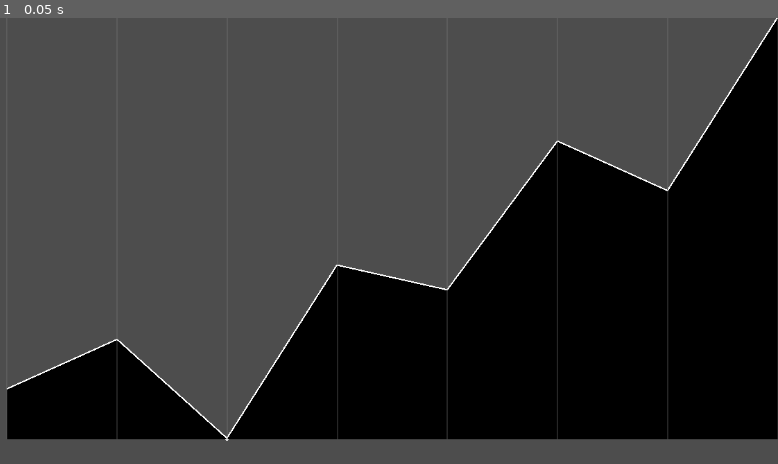
Above: before the commit, frame 1.
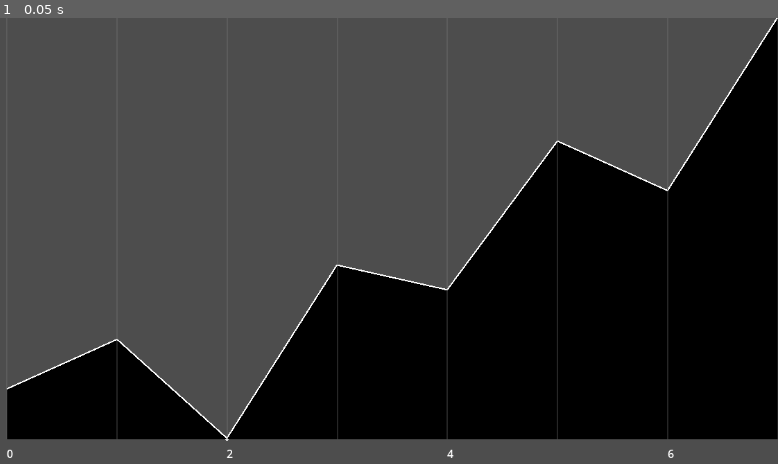
Above: after the commit, the same moment.

Repository: Carth501/math-balance
Game: Godot game, scene res://chartr/example/chartr_example.tscn
Same seed, same stepped clock (60 frames per second), same inputs: the game is played once before the commit and once after it. The project has no main scene, so this scene is started directly.
Inputs:
- Up to frame 1 (0.05 s): no input

The runs differ from the first frame. In frame 1, less than 0.1% of the frame differs, in the area x 0-87%, y 96-99%.

Commit message:
Add documentatiuon, create x axis labels

Diff:
--- a/chartr/example/chartr_example.gd
+++ b/chartr/example/chartr_example.gd
@@ -5,6 +5,7 @@
 func _ready() -> void:
 	var settings: ChartrSettings = ChartrSettings.new();
 	settings.zero_origin = false;
+	settings.x_axis_labels = [0, 2, 4, 6];
 	chart.bind_settings(settings);
 	chart.display(
 		[0, 1, 2, 3, 4, 5, 6, 7],
--- a/chartr/scripts/chartr.gd
+++ b/chartr/scripts/chartr.gd
@@ -22,20 +22,28 @@
 	if x_values.size() < 2:
 		push_warning("Not enough points to plot.");
 		return ;
-	chart_area.points = generate_point_array(x_values, y_values);
+	var y_max_and_min = get_max_and_min(y_values);
+	var x_max_and_min = get_max_and_min(x_values);
+	chart_area.points = generate_point_array(x_values, y_values, x_max_and_min, y_max_and_min);
 	if settings.margins:
 		margin_container.add_theme_constant_override("margin_left", 40)
 		margin_container.add_theme_constant_override("margin_bottom", 40)
+		if settings.x_axis_labels.size() > 0:
+			for x in settings.x_axis_labels:
+				var label: Label = Label.new();
+				add_child(label);
+				label.text = str(x);
+				label.position = Vector2(
+					((float(x) - x_max_and_min["min"]) / (x_max_and_min["max"] - x_max_and_min["min"])) * (size.x - 40) + 40 - label.size.x / 2,
+					size.y - 20 - label.size.y / 2
+				);
 	else:
 		margin_container.add_theme_constant_override("margin_left", 0)
 		margin_container.add_theme_constant_override("margin_bottom", 0)
-
 	chart_area.draw_queued = true;
 
-## calculates the relative positions the points will be placed at, from 0 to 1.
-func generate_point_array(x_values: Array, y_values: Array) -> PackedVector2Array:
-	var y_max_and_min = get_max_and_min(y_values);
-	var x_max_and_min = get_max_and_min(x_values);
+## Calculates the relative positions the points will be placed at, from 0 to 1.
+func generate_point_array(x_values: Array, y_values: Array, x_max_and_min: Dictionary, y_max_and_min: Dictionary) -> PackedVector2Array:
 	var raw_points: PackedVector2Array = [];
 	for i in range(min(x_values.size(), y_values.size())):
 		raw_points.append(
--- a/chartr/scripts/chartr_settings.gd
+++ b/chartr/scripts/chartr_settings.gd
@@ -1,7 +1,16 @@
 class_name ChartrSettings extends RefCounted
 
+## If true, the origin will be included in the chart area.
 var zero_origin: bool = true;
+## If true, the area between the line and the x-axis will be shaded.
 var shading: bool = true;
+## The color used for shading the area under the line.
 var shading_color: Color = Color(0, 0, 0, 1);
+## If true, vertical grid lines will be drawn at each data point.
 var grid_lines: bool = true;
+## If true, margins will be added around the chart area for the axes' labels.
 var margins: bool = true;
+## Labels for the x axis. Leave empty for automatic labeling.
+var x_axis_labels: Array = [];
+## Labels for the y axis. Leave empty for automatic labeling.
+var y_axis_labels: Array = [];
